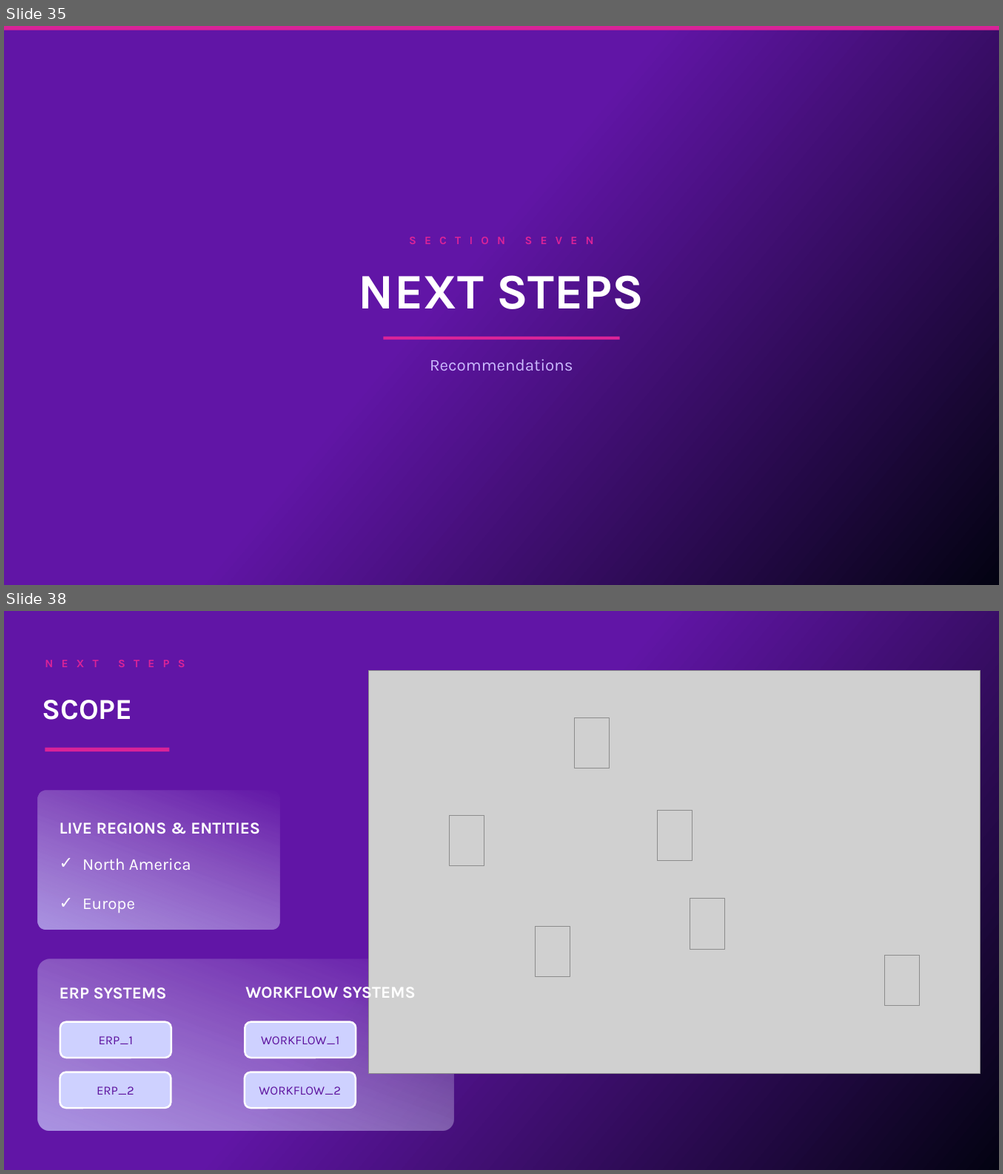
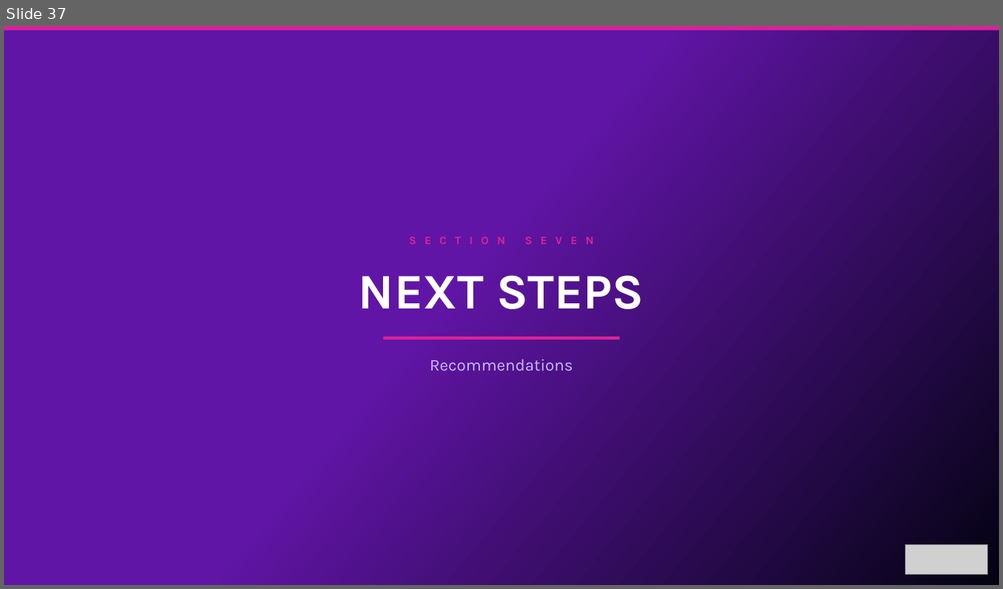
Before and after one commit to oresanniowo-beep/EBR-Gen-v2, a slide deck: EBR_Template.pptx. Shown one above the other, each under a label of ours: slides 35 and 38 before the commit, slide 37 after it; the slides between them are not shown. The pictures are 1003x1174 and 1003x589 pixels, drawn with LibreOffice and Linux fonts; fonts in the diff are those of the drawing; grey boxes stand for pictures; background and template pictures are left out. Boxes give left, top, right and bottom in pixels: in the first picture for what was removed or moved away, otherwise in the second. Text is boxed around its words. In the diff, an @@ line names an element or a change of style, - is before the commit and + after.

```diff
--- a/EBR_Template.pptx
+++ b/EBR_Template.pptx
@@ slide 38 removed at (4,611,999,1170), background picture (left out) @@
@@ text removed at (45,651,344,675) @@
-NEXT STEPS
@@ picture removed at (368,671,980,1074) @@
@@ text removed at (42,700,132,720) @@
-SCOPE
@@ picture removed at (574,718,609,769) @@
@@ rectangle removed at (45,748,170,752) @@
@@ rounded rectangle removed at (37,791,280,930) @@
@@ picture removed at (657,810,692,861) @@
@@ text removed at (60,823,260,834) @@
-LIVE REGIONS & ENTITIES
@@ picture removed at (449,815,484,866) @@
@@ text removed at (82,858,191,913) @@
-✓ North America
-✓ Europe
@@ picture removed at (690,899,725,950) @@
@@ picture removed at (535,926,570,977) @@
@@ rounded rectangle removed at (37,960,454,1130) @@
@@ picture removed at (885,956,919,1006) @@
@@ text removed at (60,988,167,999) @@
-ERP SYSTEMS
@@ text removed at (245,983,415,1003) @@
-WORKFLOW SYSTEMS
@@ rounded rectangle removed at (60,1022,171,1058) @@
-ERP_1
@@ rounded rectangle removed at (245,1022,356,1058) @@
-WORKFLOW_1
@@ rounded rectangle removed at (60,1073,171,1109) @@
-ERP_2
@@ rounded rectangle removed at (244,1073,356,1109) @@
-WORKFLOW_2
@@ what was slide 35 is now slide 37 @@
@@ slide 37 changed as well @@
@@ picture added at (905,545,987,574) @@
```
Also in this commit, not shown: 28 other slides changed, 10 slides added, 9 other slides removed.
